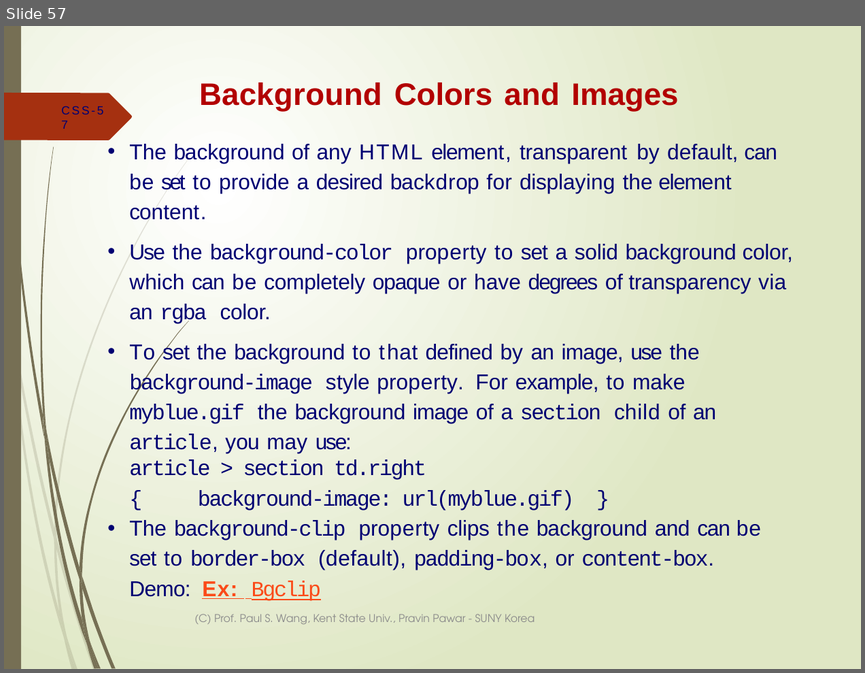
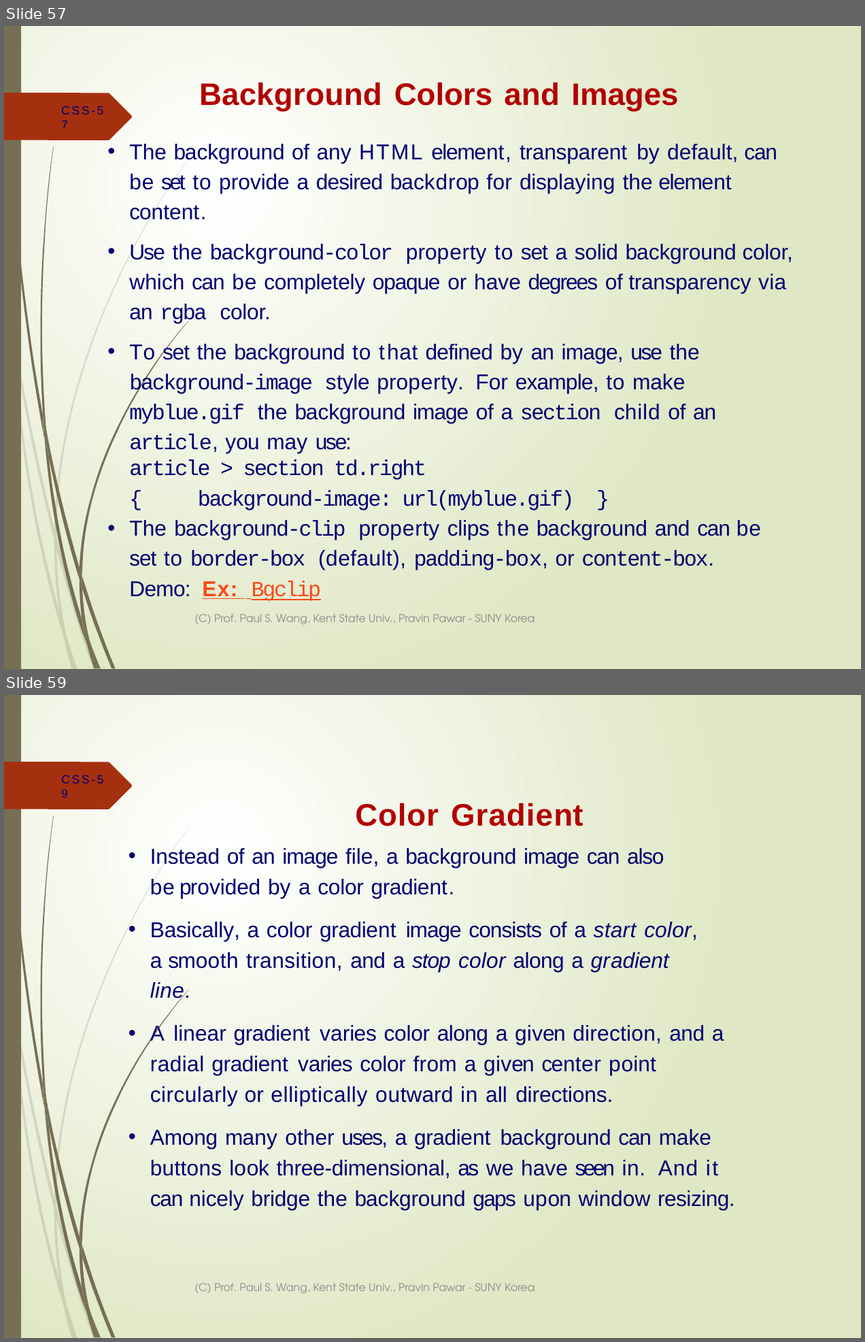
Before and after one commit to ppawar/ppawar.github.io, a slide deck: Fall2019/CSE102-F19/lectures/CSE102_Lec4-CSS.pptx. Shown one above the other, each under a label of ours: slide 57 before the commit, slides 57 and 59 after it; the slides between them are not shown. The pictures are 865x673 and 865x1342 pixels, drawn with LibreOffice and Linux fonts; fonts in the diff are those of the drawing. Boxes give left, top, right and bottom in pixels: in the first picture for what was removed or moved away, otherwise in the second. Text is boxed around its words. In the diff, an @@ line names an element or a change of style, - is before the commit and + after.

```diff
--- a/Fall2019/CSE102-F19/lectures/CSE102_Lec4-CSS.pptx
+++ b/Fall2019/CSE102-F19/lectures/CSE102_Lec4-CSS.pptx
@@ slide 59 added at (x1=4, y1=695, x2=861, y2=1338), background gradient #FFFFFF to #DFE8C4; not listed: 24 template elements that a slide beside it also shows @@
@@ page number added at (x1=61, y1=775, x2=103, y2=783), 10 pt, text #000072 @@
+CSS-59
@@ title added at (x1=355, y1=803, x2=583, y2=826), 26 pt, text #B20000, bold @@
+Color Gradient
@@ text added at (x1=150, y1=848, x2=724, y2=1178), 18.1 pt, text #000072 @@
+• Instead of an image file, a background image can also be provided by a color gradient.
+• Basically, a color gradient image consists of a start color, a smooth transition, and a stop color along a gradient line.
+• A linear gradient varies color along a given direction, and a radial gradient varies color from a given center point circularly or elliptically outward in all directions.
+• Among many other uses, a gradient background can make buttons look three-dimensional, as we have seen in. And it can nicely bridge the background gaps upon window resizing.
@@ text added at (x1=194, y1=1283, x2=534, y2=1293), 9 pt, text #8C8C8C @@
+(C) Prof. Paul S. Wang, Kent State Univ., Pravin Pawar - SUNY Korea
```
Also in this commit, not shown: 17 other slides added, 1 other file.
